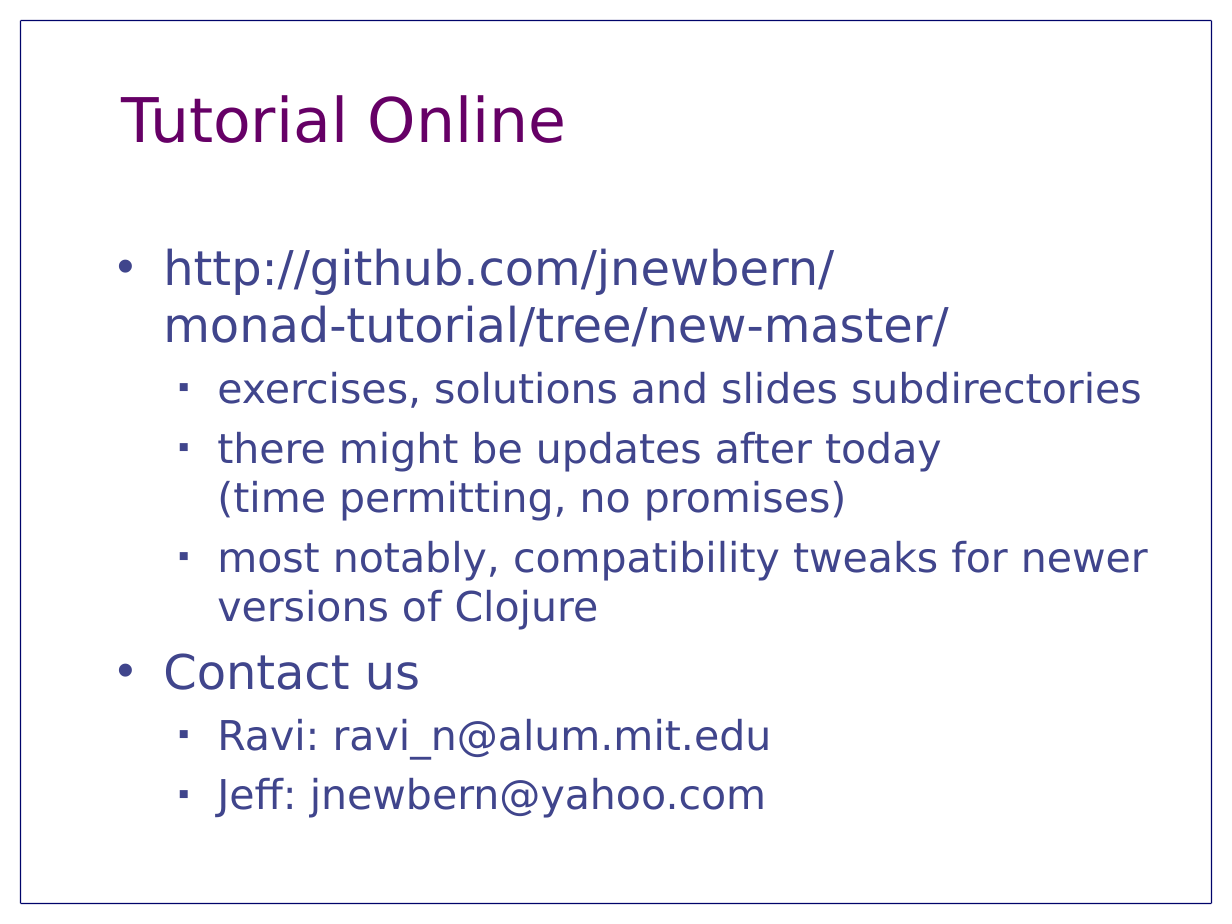
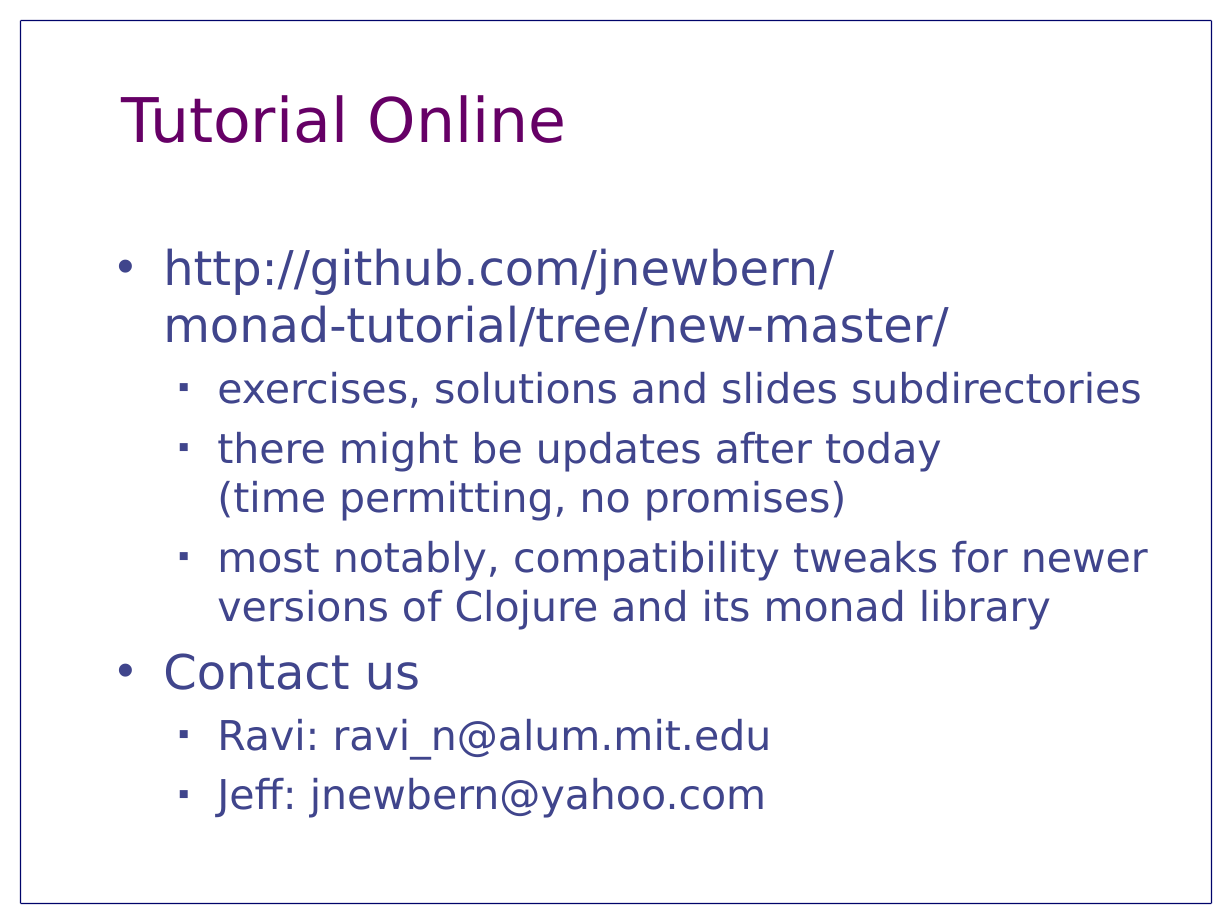
Before and after one commit to jnewbern/monad-tutorial, a slide deck: slide 7 of slides/TutorialOverview.odp (slide 4 before the commit). Drawn at 1232x924 pixels with LibreOffice and Linux fonts; fonts in the diff are those of the drawing. Boxes give left, top, right and bottom in pixels: in the first picture for what was removed or moved away, otherwise in the second. Text is boxed around its words. In the diff, an @@ line names an element or a change of style, - is before the commit and + after.

Commit message:
Polish tutorial slides a little more

```diff
--- a/slides/TutorialOverview.odp
+++ b/slides/TutorialOverview.odp
@@ text at (217, 540, 1148, 630): text changed @@
-  ■ most notably, compatibility tweaks for newer versions of Clojure
+  ■ most notably, compatibility tweaks for newer versions of Clojure and its monad library
```
Also in this commit, not shown: 4 other slides changed, 3 other files.
